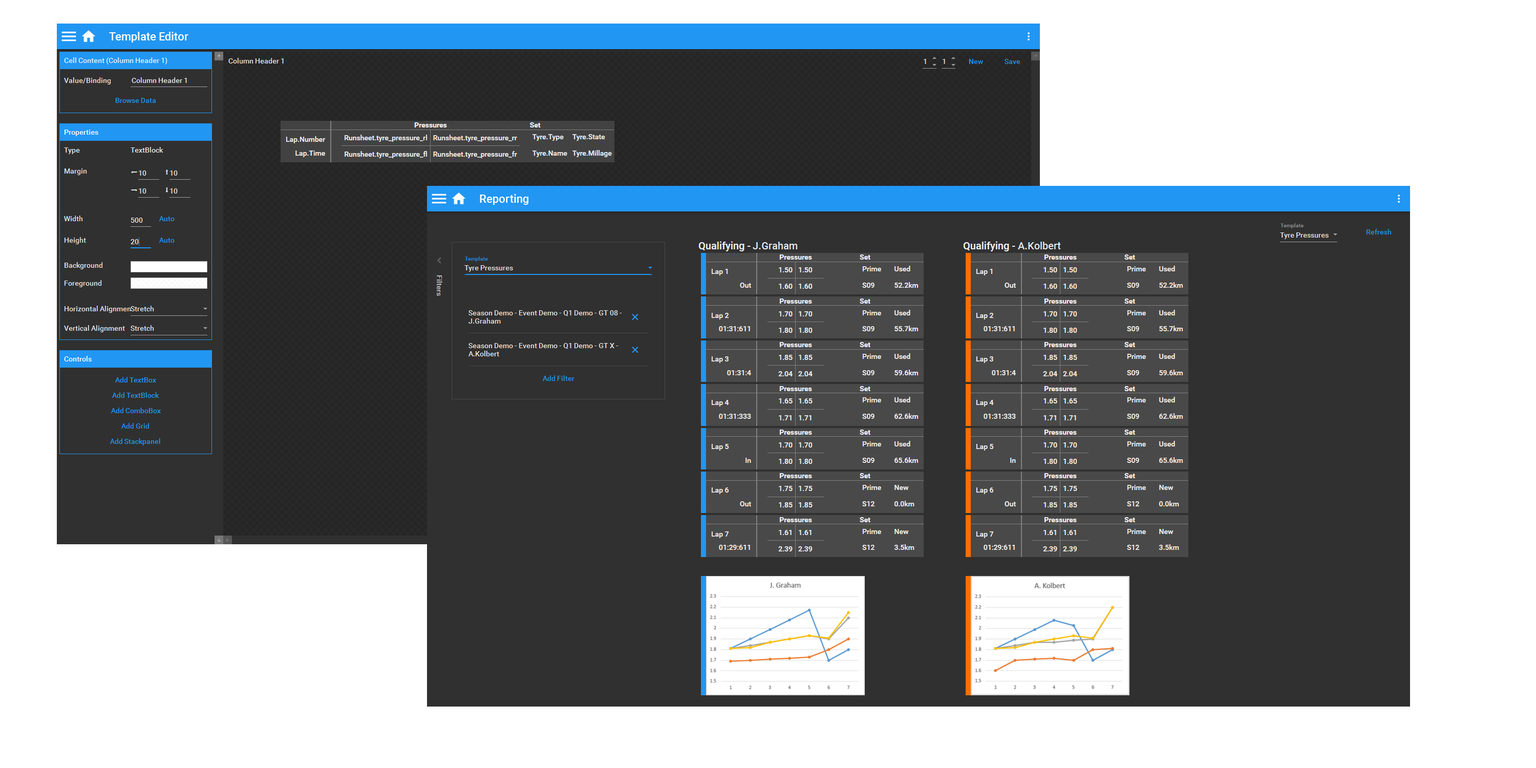
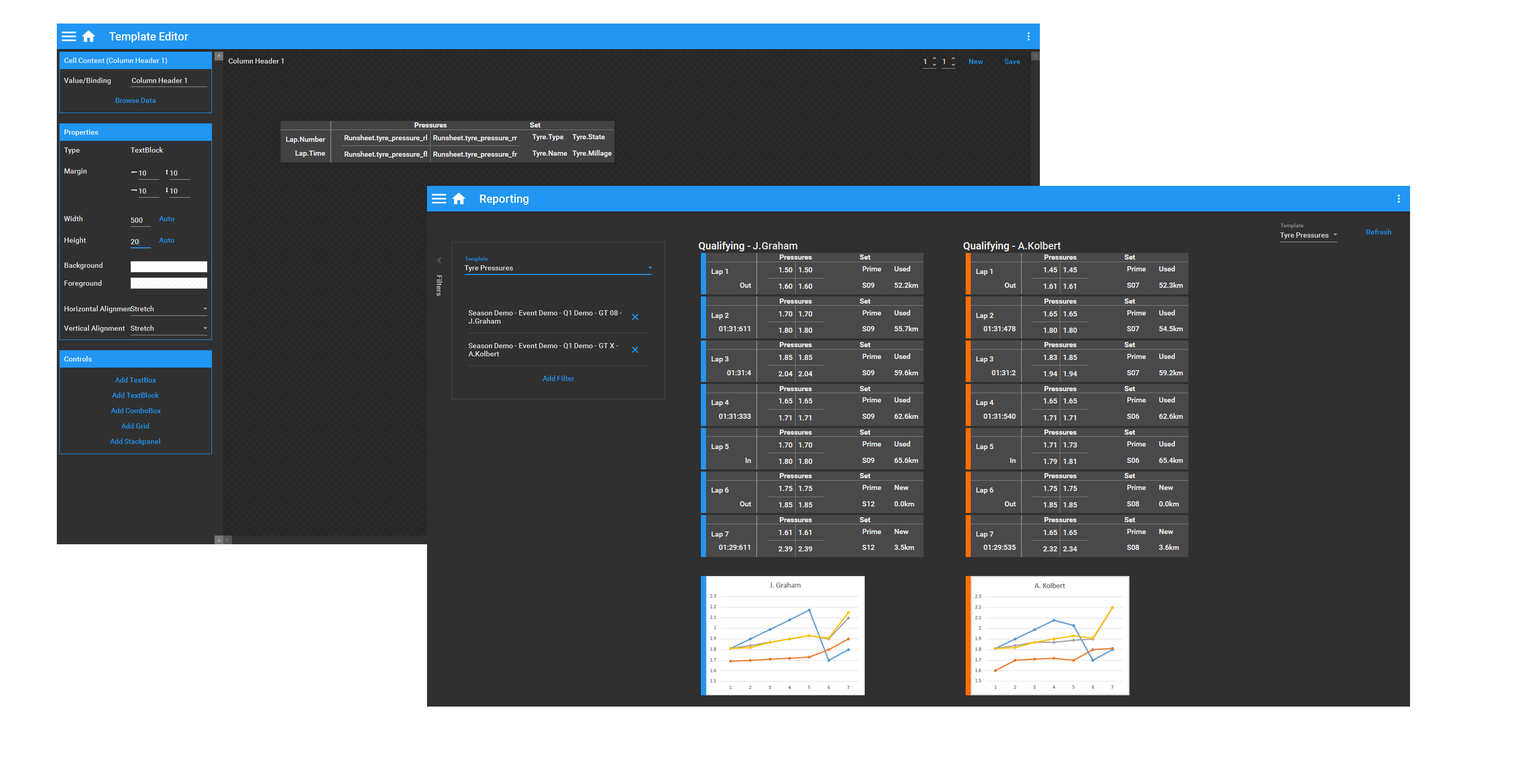
The second 1536 × 768 image is a revision of the first. Changes to its layers:
added layer "Layer 6(pasted)" (1st of 2) above "Layer 6(pasted)" over [1002,267,1174,552]
